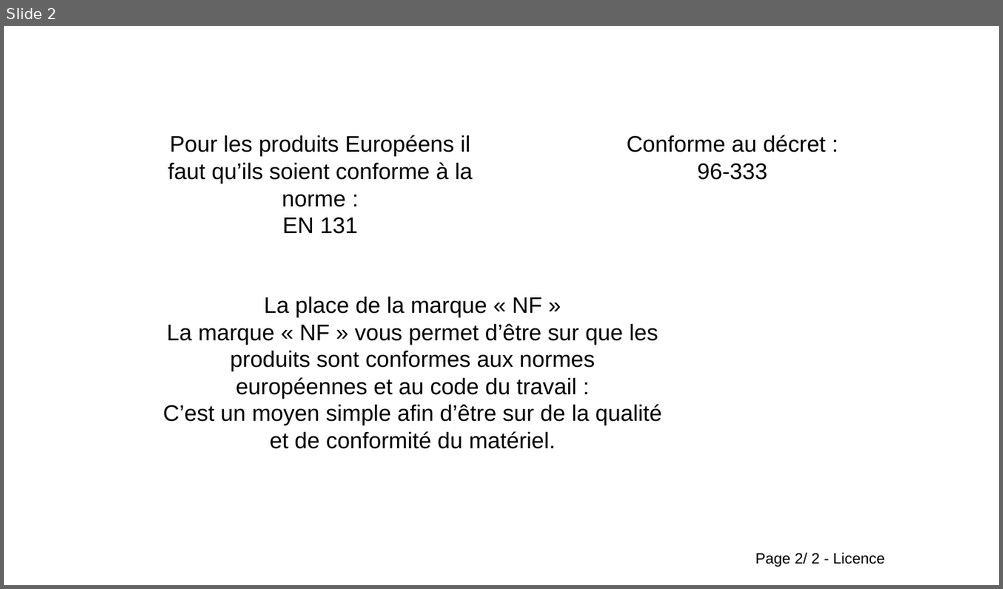
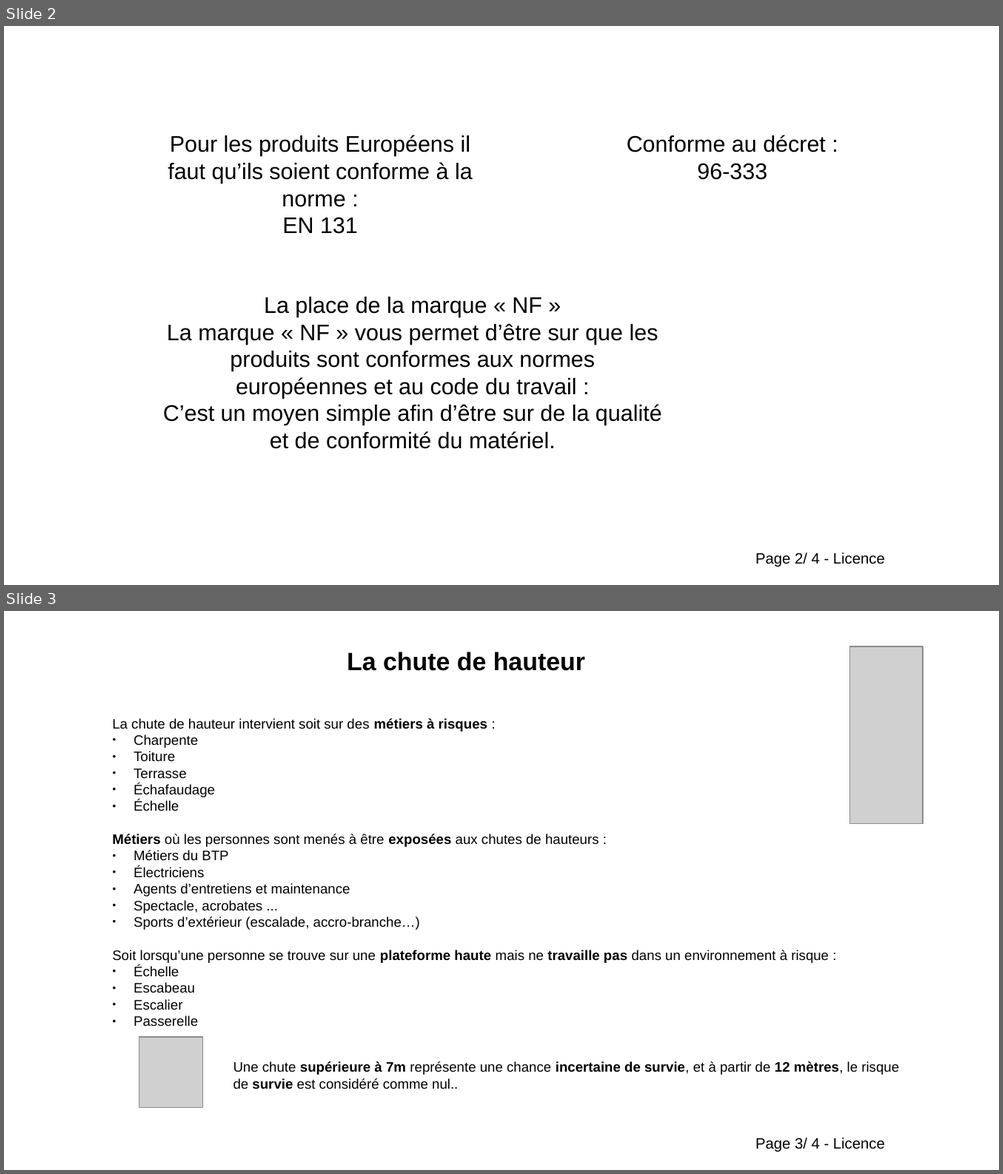
Before and after one commit to Evarisk/bibliotheque-media-risque, a slide deck: causerie/chute-hauteur/causerie_chute-hauteur_escabeau.odp. Shown one above the other, each under a label of ours: slide 2 before the commit, slides 2 and 3 after it. The pictures are 1003x589 and 1003x1174 pixels, drawn with LibreOffice and Linux fonts; fonts in the diff are those of the drawing; grey boxes stand for pictures; background and template pictures are left out. Boxes give left, top, right and bottom in pixels: in the first picture for what was removed or moved away, otherwise in the second. Text is boxed around its words. In the diff, an @@ line names an element or a change of style, - is before the commit and + after.

Commit message:
rajout des causeries chute et vehicules

```diff
--- a/causerie/chute-hauteur/causerie_chute-hauteur_escabeau.odp
+++ b/causerie/chute-hauteur/causerie_chute-hauteur_escabeau.odp
@@ slide 3 added at (4,611,999,1170), background #FFFFFF; not listed: 1 template element that a slide beside it also shows @@
@@ text added at (347,652,585,671), 20 pt, text #000000, bold @@
+La chute de hauteur
@@ picture added at (850,647,923,824) @@
@@ text added at (112,718,828,1027), 11 pt, text #000000 @@
+La chute de hauteur intervient soit sur des métiers à risques :
+● Charpente
+● Toiture
+● Terrasse
+● Échafaudage
+● Échelle
+Métiers où les personnes sont menés à être exposées aux chutes de hauteurs :
+● Métiers du BTP
+● Électriciens
+● Agents d’entretiens et maintenance
+● Spectacle, acrobates ...
+● Sports d’extérieur (escalade, accro-branche…)
+Soit lorsqu’une personne se trouve sur une plateforme haute mais ne travaille pas dans un environnement à risque :
+● Échelle
+● Escabeau
+● Escalier
+● Passerelle
@@ picture added at (139,1037,204,1108) @@
@@ text added at (233,1062,899,1090), 11 pt, text #000000 @@
+Une chute supérieure à 7m représente une chance incertaine de survie, et à partir de 12 mètres, le risque de survie est considéré comme nul..
@@ text at (755,553,885,568): text changed @@
-Page 2/ 2 - Licence
+Page 2/ 4 - Licence
```
Also in this commit, not shown: 1 other slide added, 2 other files.
